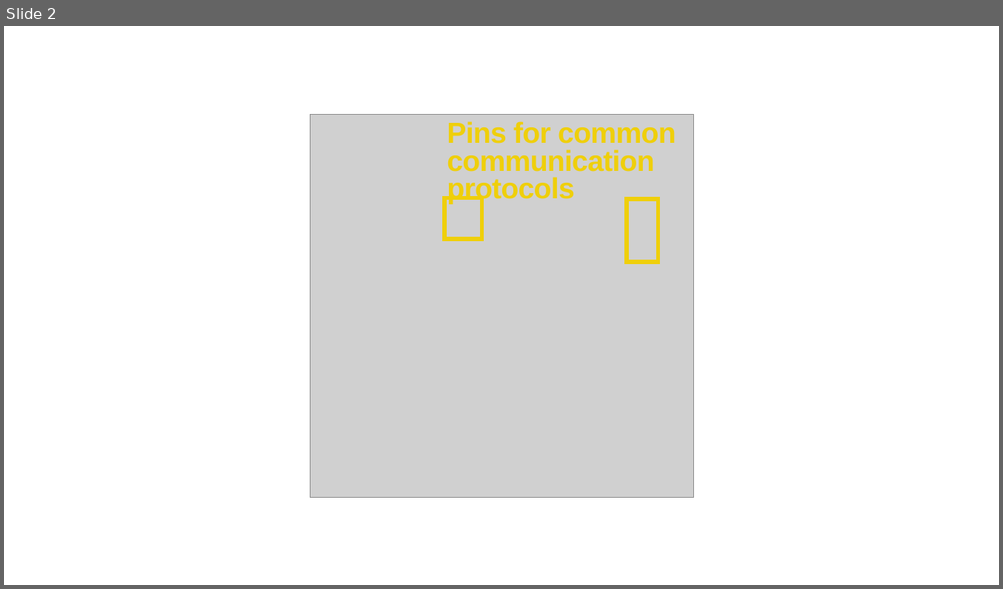
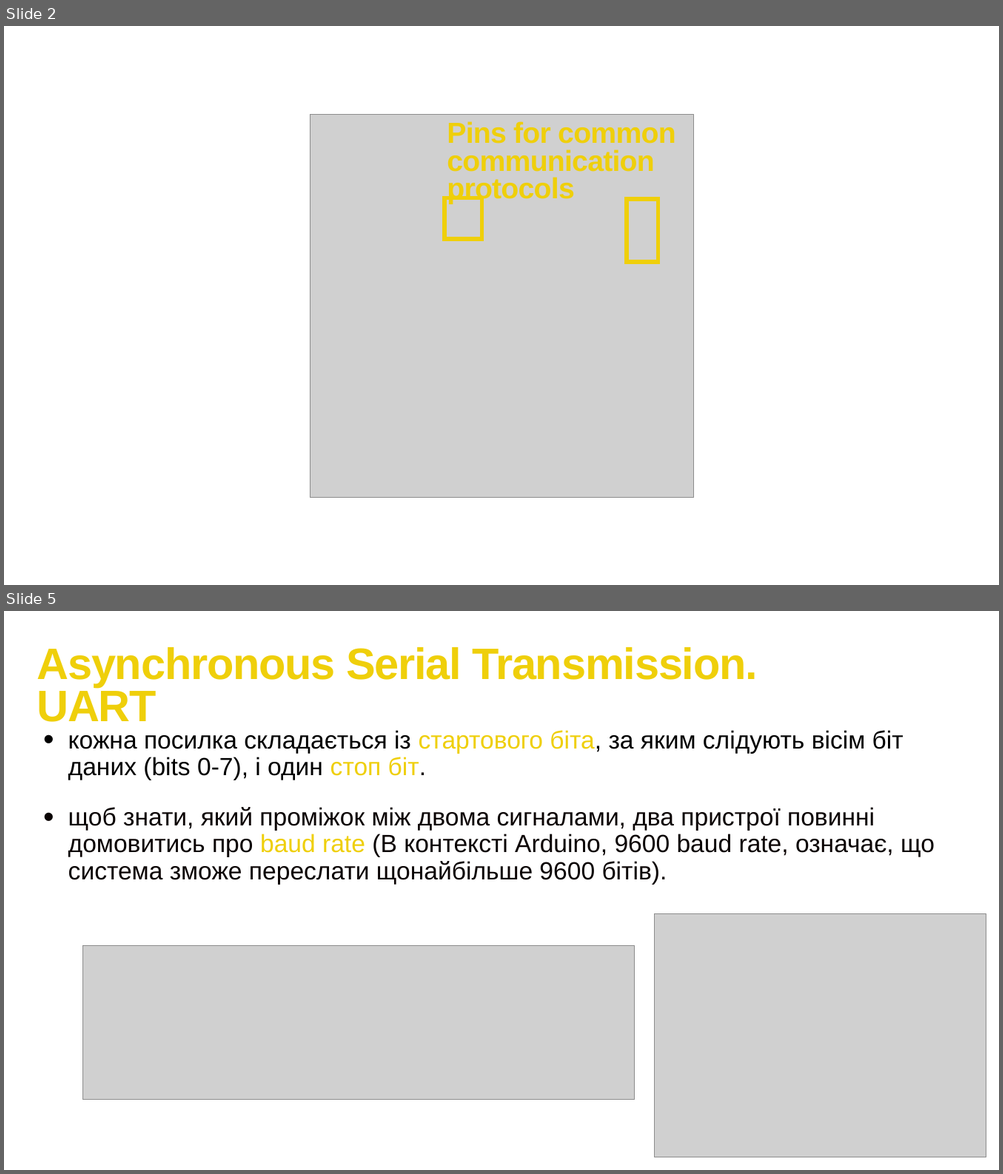
Before and after one commit to bohdanhlovatskyi/SummerCampPOC, a slide deck: Lesson 3/Lesson_3.pptx. Shown one above the other, each under a label of ours: slide 2 before the commit, slides 2 and 5 after it; the slides between them are not shown. The pictures are 1003x589 and 1003x1174 pixels, drawn with LibreOffice and Linux fonts; fonts in the diff are those of the drawing; grey boxes stand for pictures. Boxes give left, top, right and bottom in pixels: in the first picture for what was removed or moved away, otherwise in the second. Text is boxed around its words. In the diff, an @@ line names an element or a change of style, - is before the commit and + after.

```diff
--- a/Lesson 3/Lesson_3.pptx
+++ b/Lesson 3/Lesson_3.pptx
@@ slide 5 added at (4,611,999,1170), background #FFFFFF @@
@@ text added at (37,647,757,722), 85 pt, text #EFCF0A, bold @@
+Asynchronous Serial Transmission. UART
@@ text added at (68,730,934,884), 48 pt, text #0A0303 @@
+• кожна посилка складається із стартового біта, за яким слідують вісім біт даних (bits 0-7), і один стоп біт.
+• щоб знати, який проміжок між двома сигналами, два пристрої повинні домовитись про baud rate (В контексті Arduino, 9600 baud rate, означає, що система зможе переслати щонайбільше 9600 бітів).
@@ picture added at (654,914,985,1157) @@
@@ picture added at (82,946,634,1099) @@
```
Also in this commit, not shown: 1 slide changed, 12 other slides added, 6 slides removed, 4 other files.
